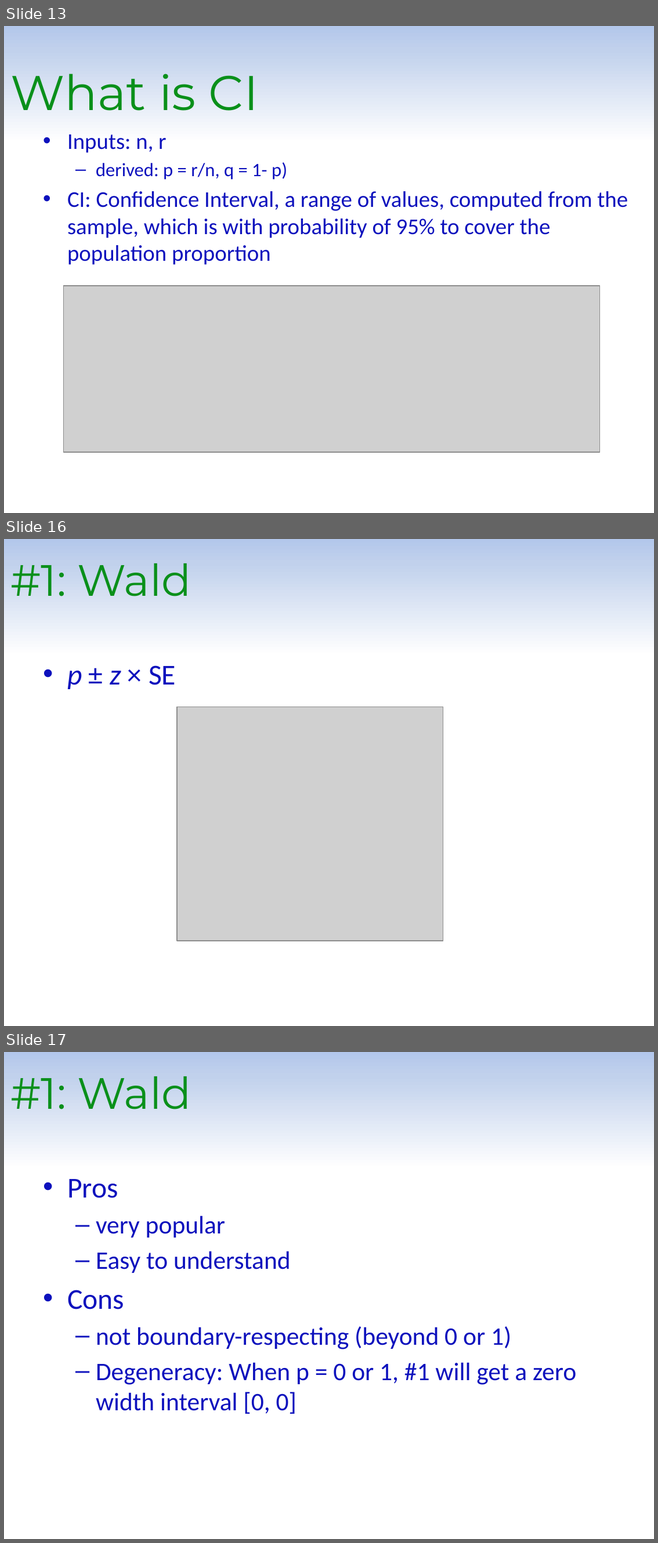
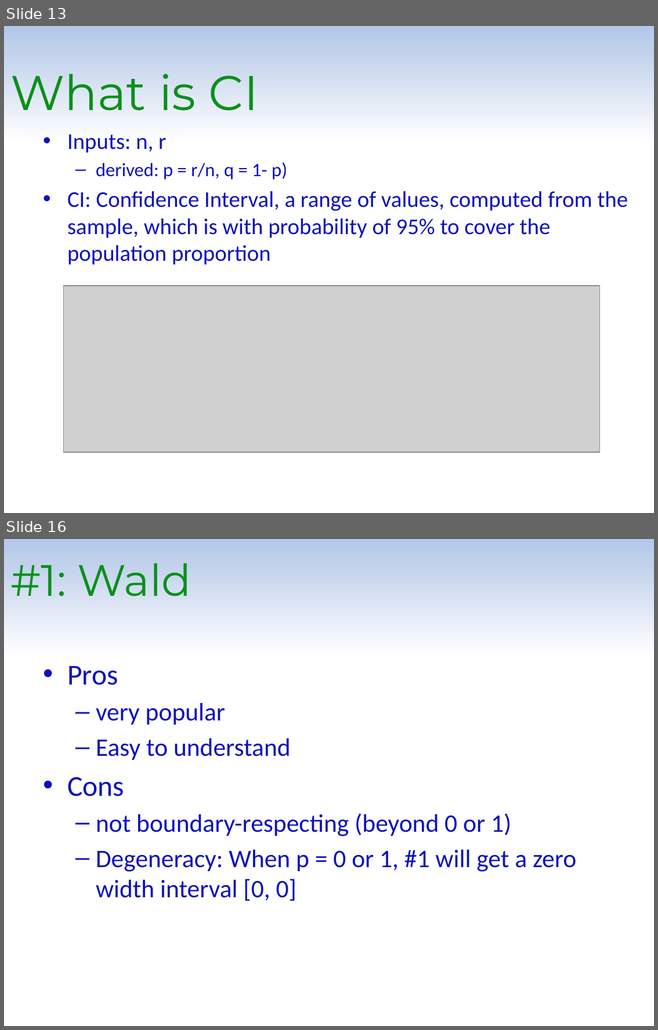
Before and after one commit to Jiangtang/SESUG, a slide deck: 2015/SD103.pptx. Shown one above the other, each under a label of ours: slides 13, 16 and 17 before the commit, slides 13 and 16 after it; the slides between them are not shown. The pictures are 658x1543 and 658x1030 pixels, drawn with LibreOffice and Linux fonts; fonts in the diff are those of the drawing; grey boxes stand for pictures; background and template pictures are left out. Boxes give left, top, right and bottom in pixels: in the first picture for what was removed or moved away, otherwise in the second. Text is boxed around its words. In the diff, an @@ line names an element or a change of style, - is before the commit and + after.

```diff
--- a/2015/SD103.pptx
+++ b/2015/SD103.pptx
@@ slide 16 removed at (x1=4, y1=539, x2=654, y2=1026), background gradient #B3C7EB to #C2D1ED to #FFFFFF @@
@@ title removed at (x1=10, y1=563, x2=191, y2=596) @@
-#1: Wald
@@ text removed at (x1=67, y1=665, x2=176, y2=689) @@
-• p ± z × SE
@@ picture removed at (x1=177, y1=707, x2=442, y2=940) @@
@@ what was slide 17 is now slide 16 @@
```
Also in this commit, not shown: 7 slides changed, 1 slide added.
